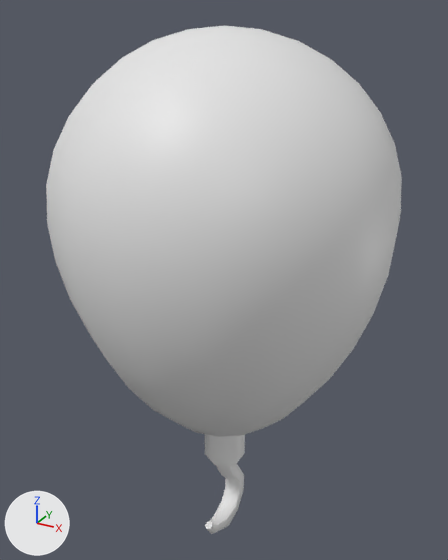
The FBX model Assets/Models/Parkour/baloon.fbx as it was, and as the next commit left it.
The view is the same before and after, from a 50 mm lens placed at (2.89, -5.28, 4.44), pointed at (-0.09, 0.14, 1.73). The axes (+X, +Y, +Z) are drawn at lower left. The lights are the same throughout. Where no turn or scale is listed for an object, it has been applied to the vertices.

The first picture shows 'baloon', 'hook'.
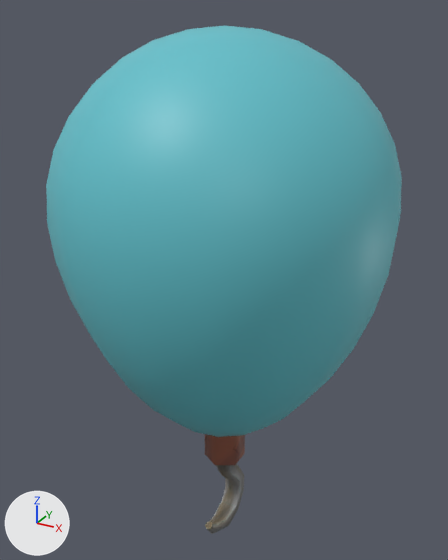
What differs and where, as boxes (x1, y1, x2, y2) in the pictures (448 x 560 px):
'baloon', recoloured, surface changed (white to cyan)
    both: (46, 26, 402, 437)
'hook', recoloured
    both: (205, 434, 245, 534)

The edits, one by one:
Picture 'balloon.png' (img_balloon_png) is new.
Material 'balloon' (mat_balloon) is new.
Its texture is img_balloon_png.
me_cylinder has 72 vertices, 68 faces and spans x -0.21..0.21, y -0.44..0.38, z -1.58..0.0.
me_cylinder now uses material mat_balloon (picture img_balloon_png).
me_sphere has 242 vertices, 256 faces and spans x -1.73..1.73, y -1.73..1.73, z 0.01..4.29.
me_sphere is used by ob_baloon; location (0.0, 0.0, 0.0).
me_sphere part 1: texture (UV) coordinates of 256 of 256 faces, centred in x -1.65..1.65, y -1.65..1.65, z 0.06..4.27, changed; they spanned u 0.0..1.0, v 0.0..1.0 and now span u 0.03..0.16, v 0.86..0.99.
me_sphere now uses material mat_balloon (picture img_balloon_png).
